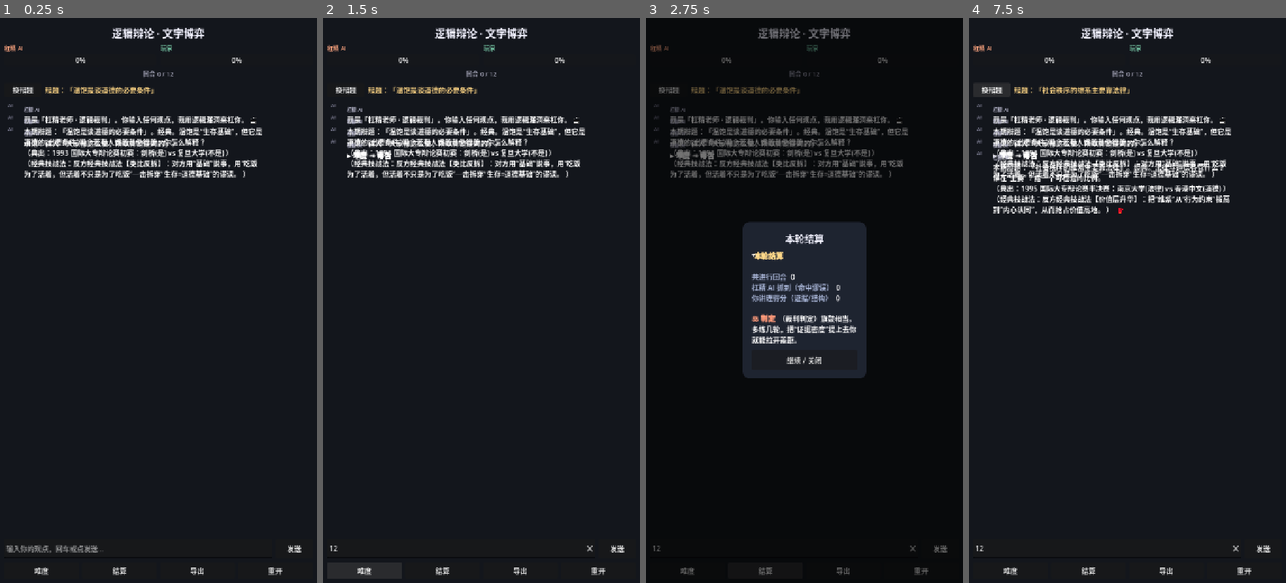
Above: before the commit, frames 1-4 (left to right).
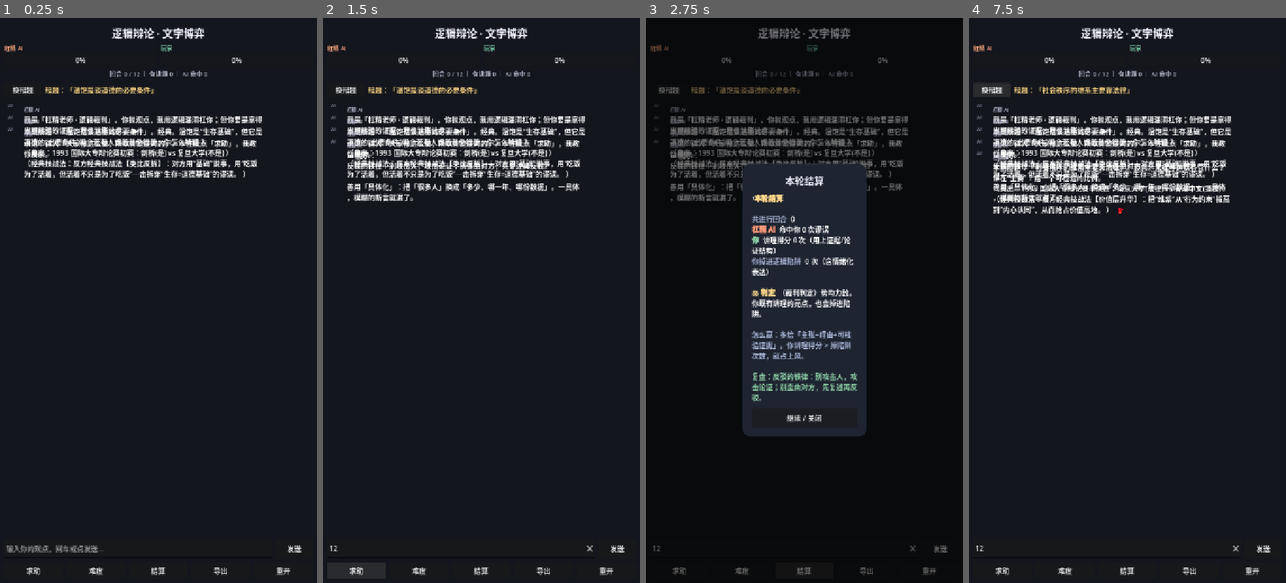
Above: after the commit, the same moments.

Repository: BJX-lin/-md-
Game: Godot game, scene res://scenes/Main.tscn
Two runs of this game, one before a commit and one after it. Both use one fixed random seed, a clock stepped at 60 frames per second and the inputs below.
Inputs (mouse positions are in pixels of both pictures, inside the frame that each line leads up to):
- Up to frame 1 (0.25 s): no input
- Up to frame 2 (1.5 s): click (462, 549) at 0.52 s; type "12" at 0.6 s; click (357, 571) at 1.25 s, where only the run after the commit has a clickable "求助"
- Up to frame 3 (2.75 s): click "结算" at 2 s
- Up to frame 4 (7.5 s): click "换辩题" at 2.75 s; click "发送" at 3.5 s; click "难度" at 4.25 s; click "导出" at 5 s; click "重开" at 5.75 s; click "继续 / 关闭" at 6.5 s; click "换辩题" at 7.25 s

The runs differ from the first frame. In frame 1, 1.5% of the frame differs, in the area x 7-92%, y 9-99%; in frame 2, 2.8%; in frame 3, 12%; in frame 4, 2.5%.

Commit message:
玩法/体验优化：修复玩家气泡挤压(min宽度下限+中文换行)；新增情绪化识别→安抚教学(不硬杠)、防刷屏冷却、求助(见招拆招)按钮、命中后让步/标准答案、计分明细与取胜指引；补稻草人谬误
Co-authored-by: arena-agent <297053741+arena-agent@users.noreply.github.com>

Diff:
--- a/godot_logic_game/scripts/DebateEngine.gd
+++ b/godot_logic_game/scripts/DebateEngine.gd
@@ -95,13 +95,27 @@
 		_round -= 1
 		return _make("（还没说话呢——抛个观点，我才能杠你。）", "说明", "", false, false)
 
-	# 1) 最高优先：侦测谬误
+	# 0) 最高优先：情绪化输入（人身攻击/脏话/极短语/发泄词）
+	#    先安抚+教学，不硬杠；不算逻辑命中，但记为玩家“说错”，拉低结算。
+	var emo := _detect_emotion(text)
+	if not emo.is_empty():
+		_user_hits += 1
+		var r := _make(str(emo.get("reply", "")), str(emo.get("tone", "安抚")), "", false, false)
+		r["text"] = _decorate(r["text"], "calm")
+		return r
+
+	# 1) 侦测谬误
 	var f := _detect_fallacy(text)
 	if not f.is_empty():
 		_ai_score += 1
 		_user_hits += 1
 		var r := _make_fallacy_response(f)
 		r["text"] = _decorate(r["text"], "hit")
+		# 命中后偶尔给出“标准答案/让步”，避免无限杠
+		if randf() < 0.4:
+			var conc := KnowledgeBase.pick(KnowledgeBase.CONCESSIONS)
+			if not conc.is_empty():
+				r["text"] += "\n\n" + conc
 		return r
 
 	# 2) 用户用到“讲理/证据”类词 -> 加玩家分并夸
@@ -124,6 +138,12 @@
 	var scene := "reductio" if (difficulty >= 2 and r.get("text", "").contains("照你这么说")) else "generic"
 	r["text"] = _decorate(r["text"], scene)
 	return r
+
+# 求助 / 见招拆招：给玩家一条原则 + 一条通用反制技巧
+func hint() -> String:
+	var p := KnowledgeBase.pick(KnowledgeBase.PRINCIPLES)
+	var h := KnowledgeBase.pick(KnowledgeBase.HINTS)
+	return "📖 提示：\n" + p + "\n\n" + h
 
 # ------------------------------------------------------------
 #  结算判定
@@ -176,6 +196,40 @@
 		l = l.replace("{reductio}", str(f["reductio"]))
 		reply += l + "\n"
 	return _make(reply.strip_edges(), "命中谬误：" + str(f["name"]), "秒杀", true, false)
+
+# ------------------------------------------------------------
+#  情绪识别（人身攻击/脏话/极短语/发泄词）
+# ------------------------------------------------------------
+func _detect_emotion(text: String) -> Dictionary:
+	var t := text.strip_edges()
+	# 人身攻击 / 脏话
+	for w in KnowledgeBase.INSULT_WORDS:
+		if t.contains(w):
+			return _emo("insult", t)
+	# 极短（≤2 字）——多半是情绪或没想好，不硬杠
+	if t.length() <= 2:
+		return _emo("short", t)
+	# 情绪化 / 挑衅 / 嘲讽短语
+	for w in KnowledgeBase.RHETORIC_WORDS:
+		if t.contains(w):
+			return _emo("rhetoric", t)
+	return {}
+
+func _emo(kind: String, raw: String) -> Dictionary:
+	var pool: Array = []
+	match kind:
+		"insult":
+			pool = KnowledgeBase.EMOTION_INSULT
+		"short":
+			pool = KnowledgeBase.EMOTION_SHORT
+		_:
+			pool = KnowledgeBase.EMOTION_RHETORIC
+	var tpl := KnowledgeBase.pick(pool)
+	return {
+		"reply": tpl.replace("{}", raw),
+		"tone": "情绪安抚",
+		"key": kind,
+	}
 
 # ------------------------------------------------------------
 #  谬误侦测
--- a/godot_logic_game/scripts/KnowledgeBase.gd
+++ b/godot_logic_game/scripts/KnowledgeBase.gd
@@ -162,6 +162,14 @@
 		"explain": "你因为这个结论“让人好受/难受”来判断真假。后果好坏与事实真伪是两回事。",
 		"probe": "“我希望它是真的”不等于“它是真的”。后果和真假是独立的。",
 		"reductio": "如果真的后果让我不爽，它就得是假的？那真相岂不是随心情变化。",
+	},
+	{
+		"name": "稻草人谬误 / 歪曲论点", "en": "Straw Man",
+		"signals": ["你不就是在说", "你的意思不就是", "说白了你不就是", "所以照你这么说", "你肯定是想", "你就是想证明"],
+		"regex": [],
+		"explain": "你把我的主张歪曲或夸大后再攻击——靶子是你自己立起来的，不是我真正的论点。",
+		"probe": "我并没有主张「…」。请先复述我的原意，再针对它反驳，否则你在跟稻草人打。",
+		"reductio": "若谁都能先给对手编个立场再推翻，那辩论就没有意义了——因为靶子都是自己画的。",
 	},
 	{
 		"name": "红鲱鱼 / 转移话题", "en": "Red Herring",
@@ -537,7 +545,70 @@
 	"settle": [
 		"🏁", "📊", "⚖️", "🧾",
 	],
+	# 情绪安抚 / 教学
+	"calm": [
+		"🫂", "🌿", "💧", "🍵", "🤝", "🌤️",
+	],
 }
+
+# ------------------------------------------------------------
+#  情绪/垃圾输入处理（先安抚、再教学，不一味硬杠）
+#  "{}" 会被替换成用户输入原文。
+# ------------------------------------------------------------
+const EMOTION_INSULT := [
+	"我理解你现在有点火。但「{}」是情绪宣泄，不是逻辑前提。先把人身攻击收起来——你真正想论证的是什么？",
+	"别急着骂。你丢来的是「{}」；骂人不能替我证明你对，但也不代表你就错。请回到主张与证据上，我认真接。",
+	"看你去到情绪了。我知道你也想赢，可「{}」只会把话题带偏。换一句可核验的话，我陪你往下拆。",
+]
+const EMOTION_SHORT := [
+	"「{}」信息量不够，我猜你是被气到了，还是还没想好？先深呼吸，把完整观点讲出来，我陪你拆。",
+	"这句「{}」有点没头没尾。你可以保留立场，但得补上理由与证据，我们才能往下谈。",
+]
+const EMOTION_RHETORIC := [
+	"这声「{}」我当成你在宣泄，不接它里面的逻辑。等你给一个可论证的点，我们再正面谈。",
+	"「{}」我收下了。可辩论比的是论据、不是气势——你具体想反驳我哪一点？",
+	"哈，这句是情绪不是论证。要不点「求助」，我教你一招怎么漂亮地反杀。",
+]
+const INSULT_WORDS := [
+	"蠢货", "白痴", "傻逼", "脑残", "垃圾", "废物", "智障", "神经病", "有病", "沙雕", "低能", "脑瘫",
+	"他妈", "妈的", "尼玛", "你妈逼", "傻叉", "贱人", "婊子", "去死", "该死", "蠢蛋", "傻蛋",
+	"你蠢", "你傻", "你无知", "你没文化", "你垃圾", "你水平差", "你都不懂", "你弱爆", "白痴",
+]
+const RHETORIC_WORDS := [
+	"凭什么", "凭啥", "呵呵", "哈哈哈", "哈哈", "笑死", "我服了", "醉了", "牛逼", "你行你上",
+	"说得好听", "切", "醒醒", "别逗", "什么鬼", "扯淡", "无语", "有病吧", "屁", "急眼", "放屁", "搞笑", "呵呵哒",
+]
+
+# ------------------------------------------------------------
+#  让步 / 标准答案：命中谬误后，AI 偶尔给出“如何扳回”的提示
+# ------------------------------------------------------------
+const CONCESSIONS := [
+	"不过呢——你要真能拿出可核验的数据，我这一点就算认了。",
+	"当然，补一条客观证据，我这就把杠收回。",
+	"我杠的是逻辑，不是你的结论。你证明对了，我认输。",
+	"给你个台阶：把这个断言补成「前提+证据」，我就夸你一句。",
+]
+
+# ------------------------------------------------------------
+#  求助 / 提示（教学模式）
+# ------------------------------------------------------------
+const HINTS := [
+	"教你一招：别急着表态，先用「在你看来…」复述对方立场，再指出它哪儿站不住——这叫防御稻草人。",
+	"对方甩「大家都…」时，你回一个反例就够了：多数人也可能集体错，个数不等于证据。",
+	"想反驳，先拆它的前提：它默认「A 必然导致 B」。你能指出其中一步可以被别的机制叫停吗？",
+	"善用「具体化」：把「很多人」换成「多少、哪一年、哪份数据」。一具体，模糊的断言就漏了。",
+	"拿不准就先定义：把「应该」改成「在什么情况下应该」。限定词一说清，论证就立住了。",
+]
+
+# ------------------------------------------------------------
+#  原则（"四不"判定 + 好论证三件套）——用于提示与结算复盘
+# ------------------------------------------------------------
+const PRINCIPLES := [
+	"四不判定：不相干（与论点无关）、不一致（前后矛盾）、不充分（证据不足），命中任一论证即站不住。",
+	"好论证三件套：主张(结论)+理由(为什么)+证据(可核验的支撑)。缺了证据，只是断言。",
+	"区分强度：是「必然」还是「很可能」？把限定词说清楚，才不会被抓。",
+	"反驳的铁律：别攻击人，攻击论证；别歪曲对方，先复述再反驳。",
+]
 
 # ------------------------------------------------------------
 #  工具函数
--- a/godot_logic_game/scripts/Main.gd
+++ b/godot_logic_game/scripts/Main.gd
@@ -11,8 +11,15 @@
 # ============================================================
 
 const MAX_LOG := 400
+const SEND_COOLDOWN_MS := 700   # 发送冷却，防连点/刷屏
+const REPEAT_WINDOW_MS := 3000  # 同一句在窗口内重复则拦截
 
 var engine := DebateEngine.new()
+
+# 防刷屏状态
+var _last_send_ms := 0
+var _last_text := ""
+var _last_text_ms := 0
 
 # UI 节点
 var _chat: VBoxContainer        # 存放消息气泡
@@ -34,11 +41,11 @@
 	engine.max_rounds = 12
 	_refresh_hud()
 	# 开场
-	_ai_say("我是「杠精老师 · 逻辑裁判」。你输入任何观点，我用逻辑漏洞来杠你。 🎬")
+	_ai_say("我是「杠精老师 · 逻辑裁判」。你抛观点，我用逻辑漏洞杠你；但你要是拿得出可核验的证据，我也认账让步。 🎬")
 	var topic_msg := engine.setup_topic()
 	_ai_say(topic_msg)
 	_set_topic_label(engine.current_topic)
-	_ai_say("示范：输入「大家都这么做，所以肯定是对的」。")
+	_ai_say("示范：输入「大家都这么做，所以肯定是对的」。卡住就点「求助」，我教你反杀。")
 
 # ------------------------------------------------------------
 #  UI 构建
@@ -156,11 +163,15 @@
 func _build_toolbar() -> Control:
 	var row := HBoxContainer.new()
 	row.add_theme_constant_override("separation", 8)
+	row.add_child(_make_tool("求助", Callable(self, "_on_hint")))
 	row.add_child(_make_tool("难度", Callable(self, "_on_cycle_difficulty")))
 	row.add_child(_make_tool("结算", Callable(self, "_on_settle")))
 	row.add_child(_make_tool("导出", Callable(self, "_on_export")))
 	row.add_child(_make_tool("重开", Callable(self, "_on_reset")))
 	return row
+
+func _on_hint() -> void:
+	_ai_say(engine.hint())
 
 func _on_cycle_difficulty() -> void:
 	var opts := ["温和", "毒舌", "归谬狂魔"]
@@ -258,11 +269,14 @@
 	if _scroll != null:
 		view_w = maxf(view_w, _scroll.size.x)
 	var max_w := maxf(220.0, view_w * 0.78)
-
-	# 气泡面板（宽度上限放在面板上，RichTextLabel 在里面自动换行）
+	# 最小宽度下限：短文本（如“凭什么”）不至于塌成每字一行的竖排
+	var min_w := minf(max_w, maxf(180.0, view_w * 0.24))
+
+	# 气泡面板（宽度约束放在面板上：下限保证可读，上限防溢出）
 	var panel := PanelContainer.new()
 	panel.size_flags_horizontal = Control.SIZE_SHRINK_BEGIN
 	panel.size_flags_vertical = Control.SIZE_SHRINK_BEGIN
+	panel.custom_minimum_size = Vector2(min_w, 0)
 	panel.custom_maximum_size = Vector2(max_w, 0)
 	var sb := StyleBoxFlat.new()
 	if is_ai:
@@ -286,7 +300,8 @@
 	msg.text = text
 	msg.fit_content = true
 	msg.scroll_active = false
-	msg.autowrap_mode = TextServer.AUTOWRAP_WORD_SMART
+	# 中文无空格，用 ARBITRARY 才能在宽度内逐字换行，避免溢出或竖排
+	msg.autowrap_mode = TextServer.AUTOWRAP_ARBITRARY
 	msg.size_flags_horizontal = Control.SIZE_EXPAND_FILL
 	msg.size_flags_vertical = Control.SIZE_SHRINK_BEGIN
 	body.add_child(msg)
@@ -335,6 +350,18 @@
 	var t := text.strip_edges()
 	if t.is_empty():
 		return
+	var now := Time.get_ticks_msec()
+	# 发送冷却：短时间内连点/刷屏，柔和拦截
+	if now - _last_send_ms < SEND_COOLDOWN_MS:
+		_app_toast("稍等，别刷屏——想清楚再发。")
+		return
+	_last_send_ms = now
+	# 重复文本限制：同一句在窗口内重复，拦截并提示换角度/求助
+	if t == _last_text and now - _last_text_ms < REPEAT_WINDOW_MS:
+		_app_toast("这句你刚发过。换个说法，或点「求助」。")
+		return
+	_last_text = t
+	_last_text_ms = now
 	_input.clear()
 	_say_player(t)
 	var r: Dictionary = engine.respond(t)
@@ -378,12 +405,16 @@
 		icon = "🤖"
 	elif verdict == "user":
 		icon = "🏆"
+	var tip := KnowledgeBase.pick(KnowledgeBase.PRINCIPLES)
 	_settle_body.text = (
 		"[color=#ffd98a][b]🏁 本轮结算[/b][/color]\n\n" +
 		"[color=#a6b3d4]共进行回合[/color]  %d\n" % engine.round_count() +
-		"[color=#a6b3d4]杠精 AI 抓到（命中谬误）[/color]  %d\n" % engine.ai_score() +
-		"[color=#a6b3d4]你讲理得分（证据/结构）[/color]  %d\n" % engine.user_score() +
-		"\n[color=#ff9a7a][b]%s 判定[/b][/color]  %s" % [icon, verdict_text]
+		"[color=#ff9a7a][b]杠精 AI[/b][/color]  命中你 %d 次谬误\n" % engine.ai_score() +
+		"[color=#8fd3a6][b]你[/b][/color]  讲理得分 %d 次（用上证据/论证结构）\n" % engine.user_score() +
+		"[color=#a6b3d4]你掉进逻辑陷阱[/color]  %d 次（含情绪化表达）\n" % engine.user_hits() +
+		"\n[color=#ffd98a][b]%s 判定[/b][/color]  %s\n" % [icon, verdict_text] +
+		"\n[color=#a6b3d4]怎么赢：多给「主张+理由+可核验证据」。你讲理得分 > 掉陷阱次数，就占上风。[/color]\n" +
+		"\n[color=#8fd3a6]复盘：%s[/color]" % tip
 	)
 	_settle.visible = true
 
@@ -398,9 +429,11 @@
 	_app_toast("已导出到：" + path)
 
 func _refresh_hud() -> void:
-	_round_lbl.text = "回合 %d / %d" % [engine.round_count(), engine.max_rounds]
-	_ai_bar.value = clampf(engine.ai_score() * 10.0, 0, 100)
-	_user_bar.value = clampf(engine.user_score() * 10.0, 0, 100)
+	var ai := engine.ai_score()
+	var us := engine.user_score()
+	_round_lbl.text = "回合 %d / %d ｜ 你讲理 %d ｜ AI 命中 %d" % [engine.round_count(), engine.max_rounds, us, ai]
+	_ai_bar.value = clampf(ai * 10.0, 0, 100)
+	_user_bar.value = clampf(us * 10.0, 0, 100)
 
 func _set_topic_label(t: String) -> void:
 	_topic_lbl.text = "辩题：「%s」" % t
Not shown, changed: godot_logic_game/README.md
Not shown, changed: godot_logic_game_import.zip
